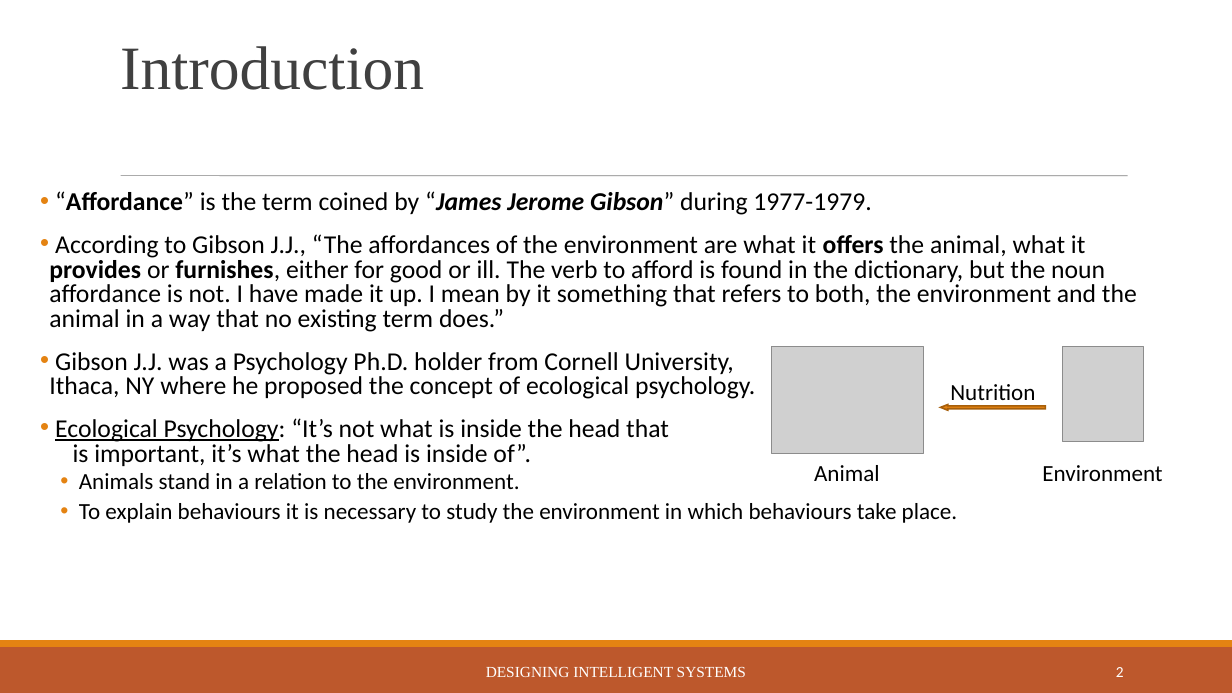
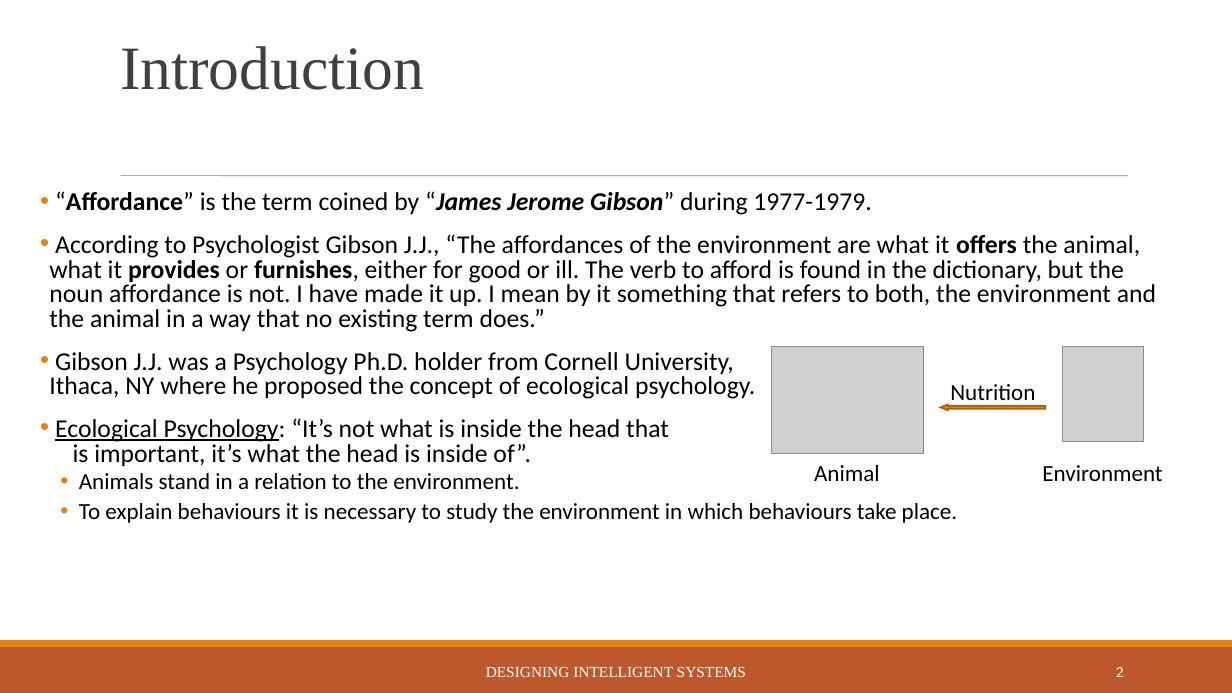
Before and after one commit to blurred-machine/The-Theory-of-Affordances, a slide deck: slide 2 of presentation/116CS0036.ppt. Drawn at 1232x693 pixels with LibreOffice and Linux fonts; fonts in the diff are those of the drawing; grey boxes stand for pictures. Boxes give left, top, right and bottom in pixels: in the first picture for what was removed or moved away, otherwise in the second. Text is boxed around its words. In the diff, an @@ line names an element or a change of style, - is before the commit and + after.

```diff
--- a/presentation/116CS0036.ppt
+++ b/presentation/116CS0036.ppt
@@ text at [49,234,1156,332]: text changed @@
-• According to Gibson J.J., “The affordances of the environment are what it offers the animal, what it provides or furnishes, either for good or ill. The verb to afford is found in the dictionary, but the noun affordance is not. I have made it up. I mean by it something that refers to both, the environment and the animal in a way that no existing term does.”
+• According to Psychologist Gibson J.J., “The affordances of the environment are what it offers the animal, what it provides or furnishes, either for good or ill. The verb to afford is found in the dictionary, but the noun affordance is not. I have made it up. I mean by it something that refers to both, the environment and the animal in a way that no existing term does.”
```
Also in this commit, not shown: 1 other slide changed, 6 other files.
